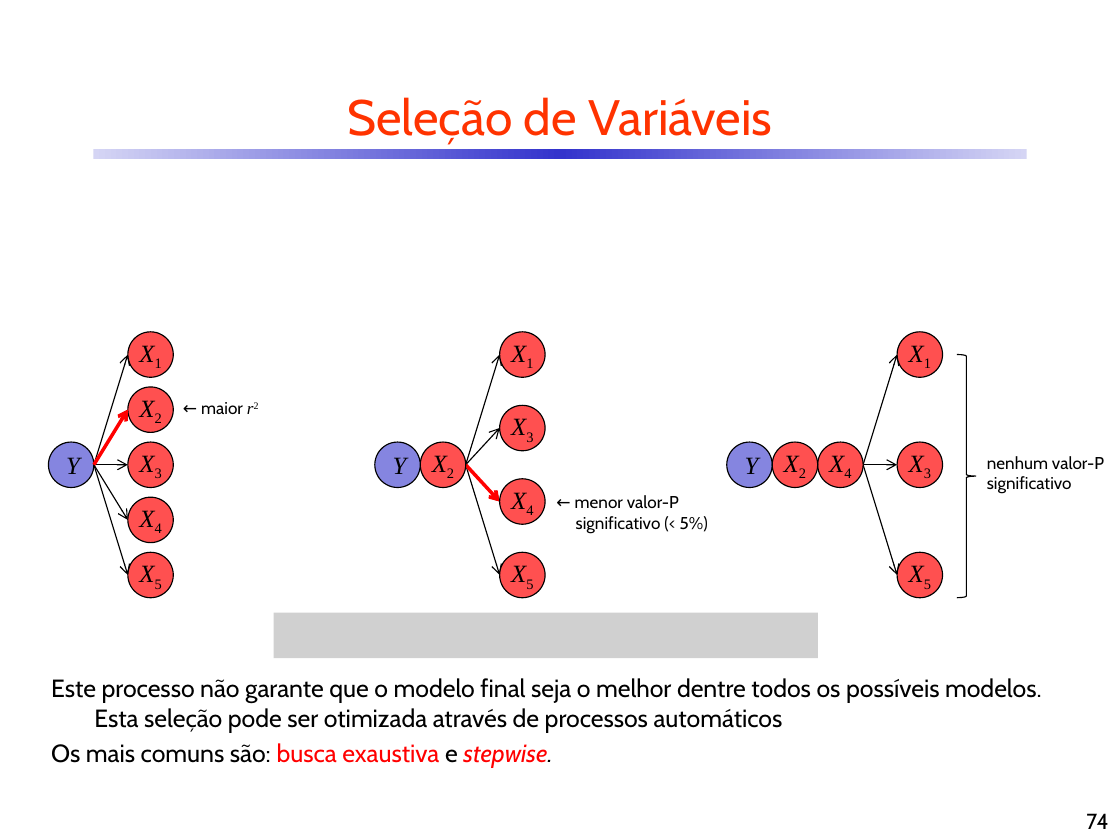
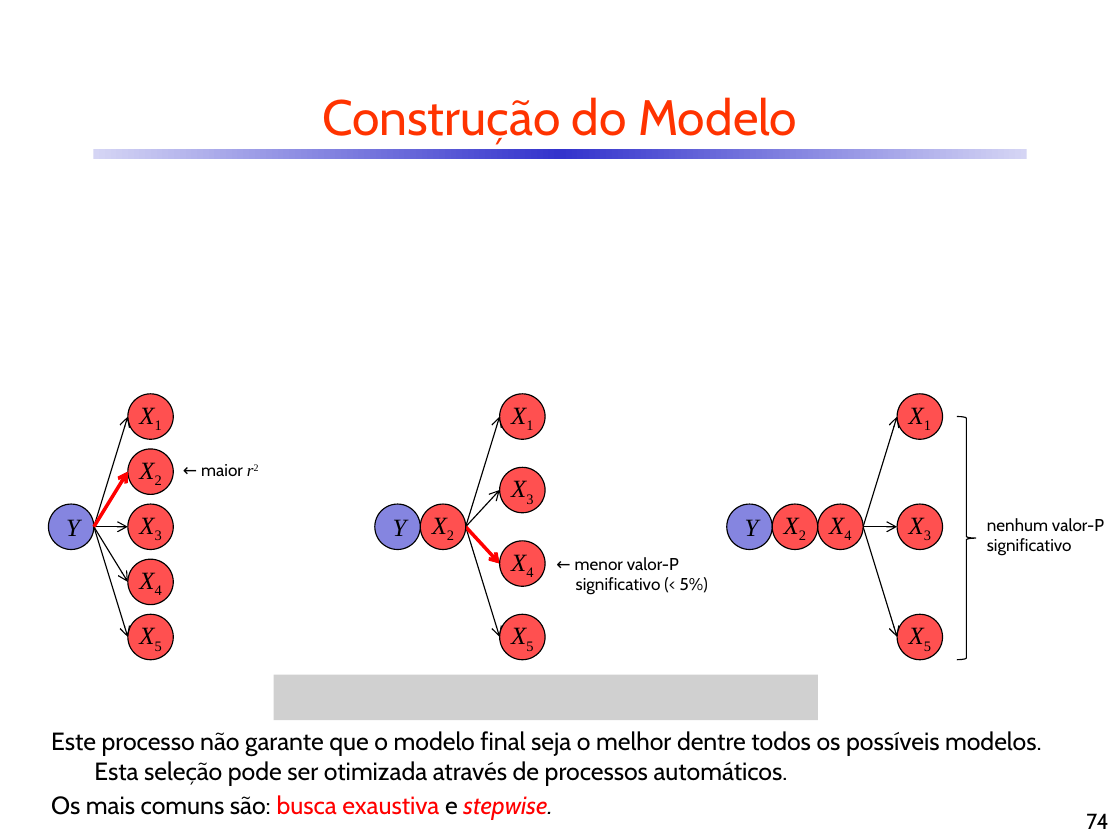
Before and after one commit to CDRenno/Estatistica, a slide deck: slide 74 of ppt/10ARegr.pptx. Drawn at 1120x840 pixels with LibreOffice and Linux fonts; fonts in the diff are those of the drawing; grey boxes stand for pictures. Boxes give left, top, right and bottom in pixels: in the first picture for what was removed or moved away, otherwise in the second. Text is boxed around its words. In the diff, an @@ line names an element or a change of style, - is before the commit and + after.

```diff
--- a/ppt/10ARegr.pptx
+++ b/ppt/10ARegr.pptx
@@ title at <box>322,97,797,145</box>: text changed @@
-Seleção de Variáveis
+Construção do Modelo
@@ 2 ellipses, 1 arrow: place and size @@
-2 ellipses, 1 arrow at <box>128,386,545,524</box>
+2 ellipses, 1 arrow at <box>128,449,545,587</box>
@@ 16 ellipses, 13 arrows, 3 texts, 1 right brace: place and size @@
-16 ellipses, 13 arrows, 3 texts, 1 right brace at <box>48,332,1104,598</box>
+16 ellipses, 13 arrows, 3 texts, 1 right brace at <box>48,394,1104,660</box>
@@ picture removed at <box>273,613,818,659</box> @@
@@ picture added at <box>273,674,818,720</box> @@
@@ text "Este processo não garante que ...": place and size @@
-text "Este processo não garante que ..." at <box>51,678,1042,767</box>
+text "Este processo não garante que ..." at <box>51,731,1042,820</box>
@@ text at <box>51,731,1042,785</box>: text changed @@
-Este processo não garante que o modelo final seja o melhor dentre todos os possíveis modelos. Esta seleção pode ser otimizada através de processos automáticos
+Este processo não garante que o modelo final seja o melhor dentre todos os possíveis modelos. Esta seleção pode ser otimizada através de processos automáticos.
```
Also in this commit, not shown: 23 other slides changed, 1 slide added, 1 other file.
